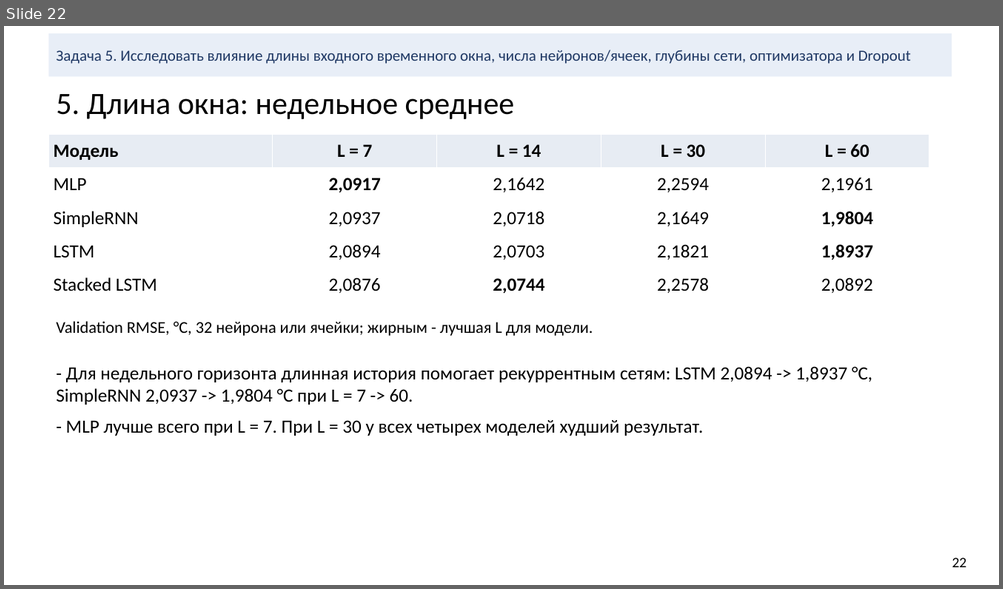
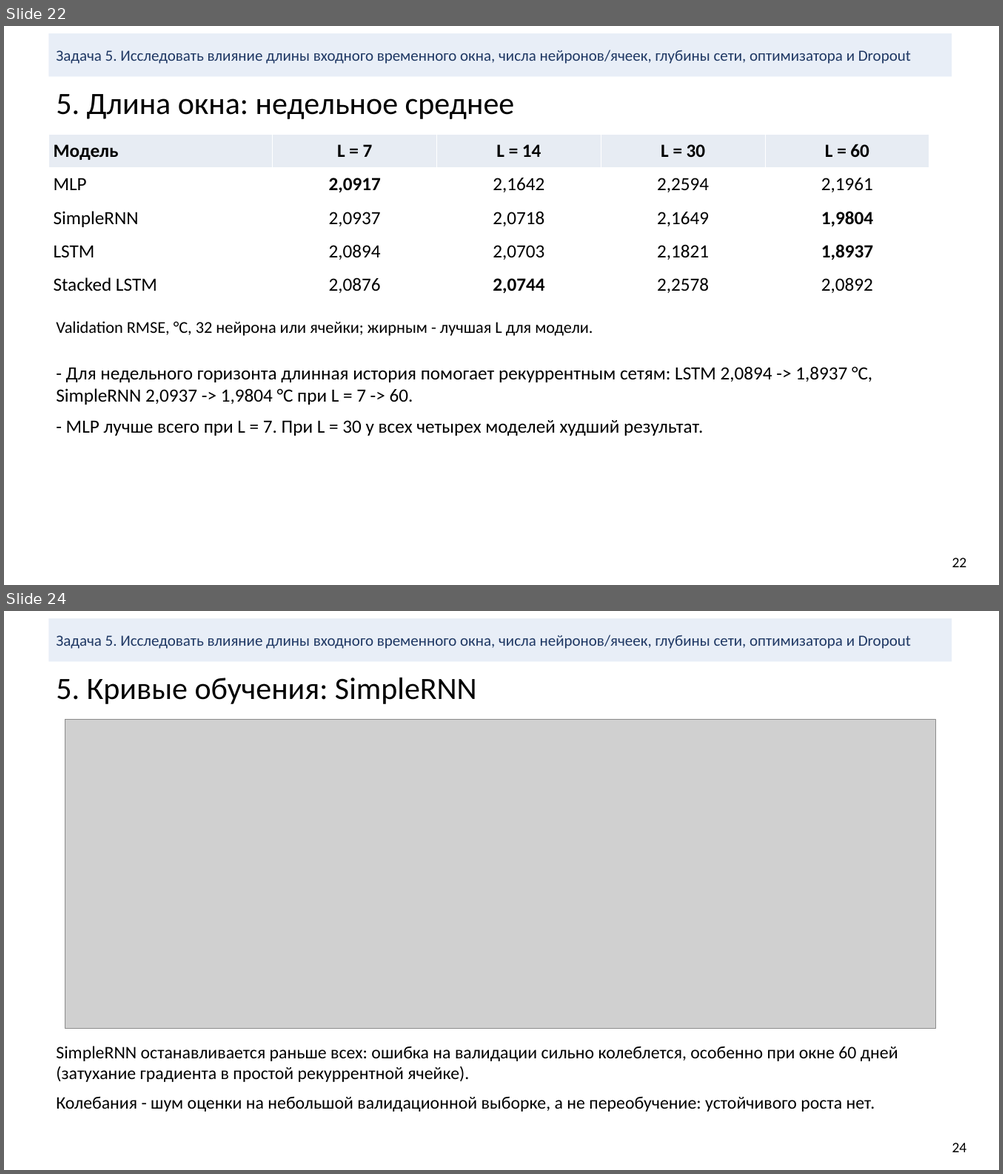
Before and after one commit to bigflyy/nn-uni, a slide deck: labs/lab2/nn-lab-2.pptx. Shown one above the other, each under a label of ours: slide 22 before the commit, slides 22 and 24 after it; the slides between them are not shown. The pictures are 1003x589 and 1003x1174 pixels, drawn with LibreOffice and Linux fonts; fonts in the diff are those of the drawing; grey boxes stand for pictures. Boxes give left, top, right and bottom in pixels: in the first picture for what was removed or moved away, otherwise in the second. Text is boxed around its words. In the diff, an @@ line names an element or a change of style, - is before the commit and + after.

```diff
--- a/labs/lab2/nn-lab-2.pptx
+++ b/labs/lab2/nn-lab-2.pptx
@@ slide 24 added at box(4, 611, 999, 1170), background #FFFFFF @@
@@ rectangle added at box(48, 618, 951, 662), fill #E8EEF7, 15 pt, text #1F3864 @@
+Задача 5. Исследовать влияние длины входного временного окна, числа нейронов/ячеек, глубины сети, оптимизатора и Dropout
@@ text added at box(56, 678, 477, 704), 30 pt, text #000000 @@
+5. Кривые обучения: SimpleRNN
@@ picture added at box(65, 719, 936, 1029) @@
@@ text added at box(56, 1046, 898, 1112), 17 pt, text #000000 @@
+SimpleRNN останавливается раньше всех: ошибка на валидации сильно колеблется, особенно при окне 60 дней (затухание градиента в простой рекуррентной ячейке).
+Колебания - шум оценки на небольшой валидационной выборке, а не переобучение: устойчивого роста нет.
@@ text added at box(952, 1143, 967, 1153), 14 pt, text #000000 @@
+24
```
Also in this commit, not shown: 16 slides changed, 11 other slides added, 38 other files.
